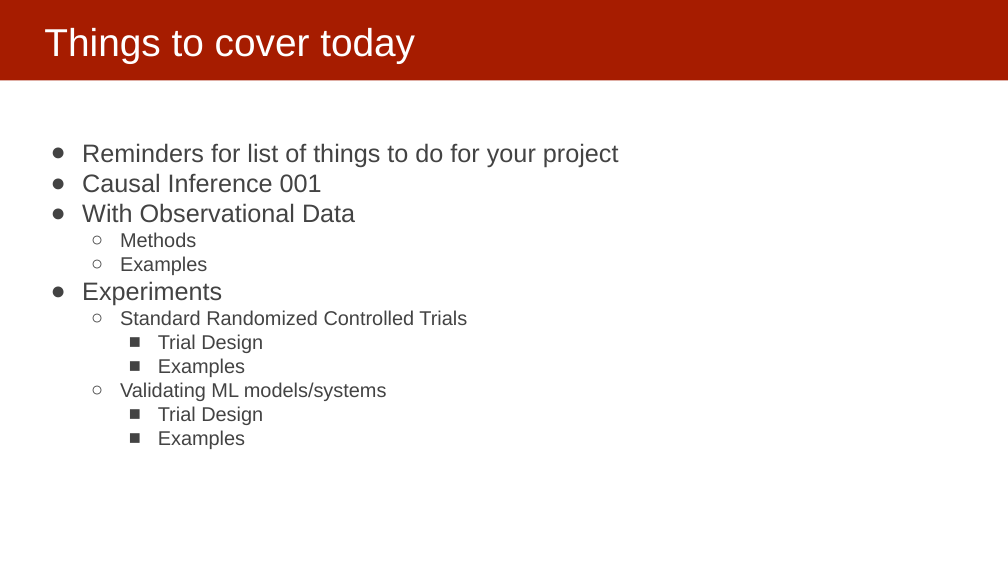
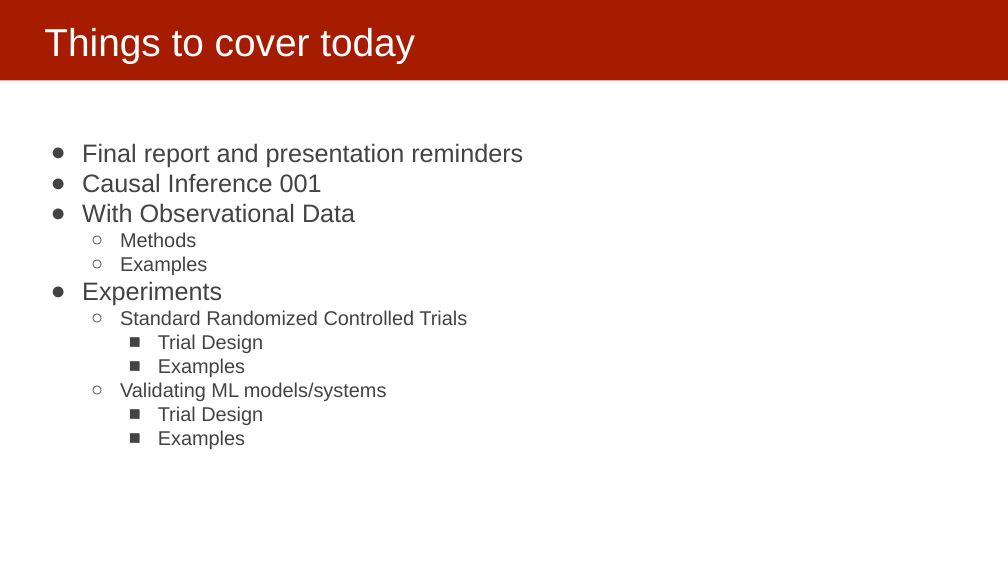
Before and after one commit to dssg/mlforpublicpolicylab, a slide deck: slide 2 of 14 - Causality and Field Validation/causal inference.pptx. Drawn at 1008x567 pixels with LibreOffice and Linux fonts; fonts in the diff are those of the drawing. Boxes give left, top, right and bottom in pixels: in the first picture for what was removed or moved away, otherwise in the second. Text is boxed around its words. In the diff, an @@ line names an element or a change of style, - is before the commit and + after.

```diff
--- a/14 - Causality and Field Validation/causal inference.pptx
+++ b/14 - Causality and Field Validation/causal inference.pptx
@@ text at [82, 143, 523, 168]: text changed @@
-● Reminders for list of things to do for your project
+● Final report and presentation reminders
```
Also in this commit, not shown: 1 other slide changed, 3 slides added.
